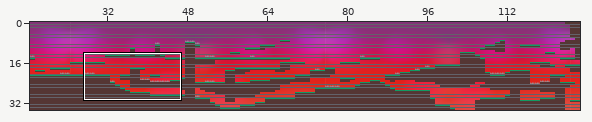
Tiled map -- android/assets/TercerNivel2.tmx. Above, an overview of the earlier version with the close-up marked.
Close-up. As it was:
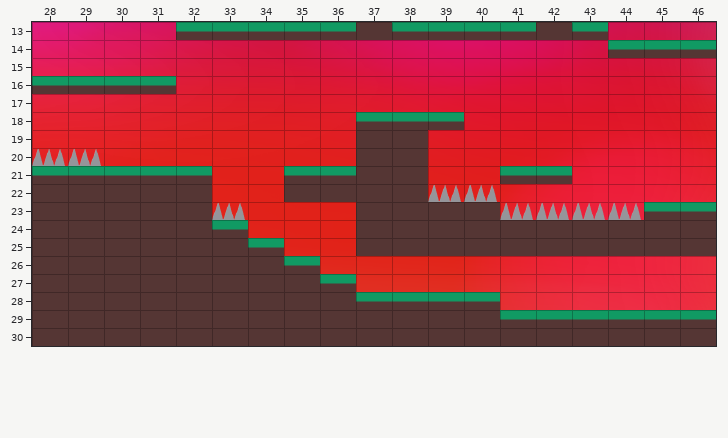
Cells are 64x32 px. Shown: x 28..46, y 13..30. The commit also changed other parts of the map, which this record leaves out.
The result:
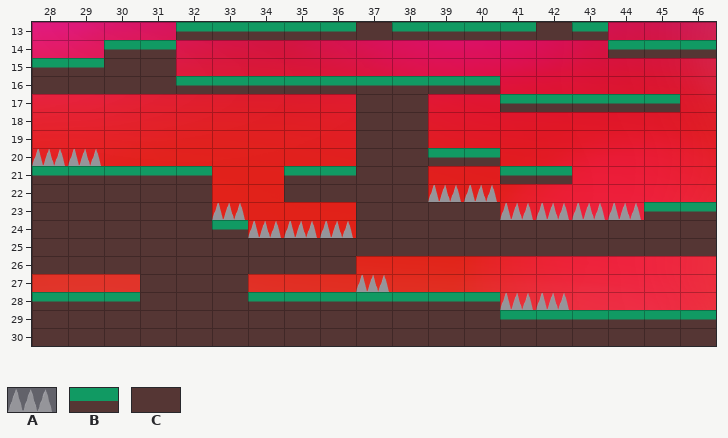
Key: from "Picos": A 2; from "Untitled-9": B 66, C 82.
_ is an empty cell.
What changed:
Layer "pastoPicos":
Tile A is added in row 24 at x 34 to 36; in row 27 at x 37; in row 28 at x 41 to 42.
Tile B replaces tile C in row 28 at x 28 to 30 and 34 to 36.
Tile B is added in row 14 at x 30 to 31; in row 15 at x 28 to 29; in row 16 at x 32 to 40; in row 17 at x 41 to 45; in row 20 at x 39 to 40.
Tile C replaces tile B in row 16 at x 28 to 31; in row 18 at x 37 to 38; in row 25 at x 34; in row 26 at x 35.
Tile C is added in row 15 at x 30 to 31; in row 17 at x 37 to 38; in row 25 at x 35 to 36; in row 26 at x 36.
The edit erases tile B in row 18 at x 39; in row 27 at x 36.
The edit erases tile C in row 27 at x 28 to 30 and 34 to 35.
Pixel boxes of the changes (left, top, right, bottom) in both close-ups:
changed: (32, 40, 680, 130)
added: (428, 148, 500, 166)
changed: (248, 221, 389, 302)
changed: (32, 274, 140, 302)
added: (500, 293, 569, 310)
